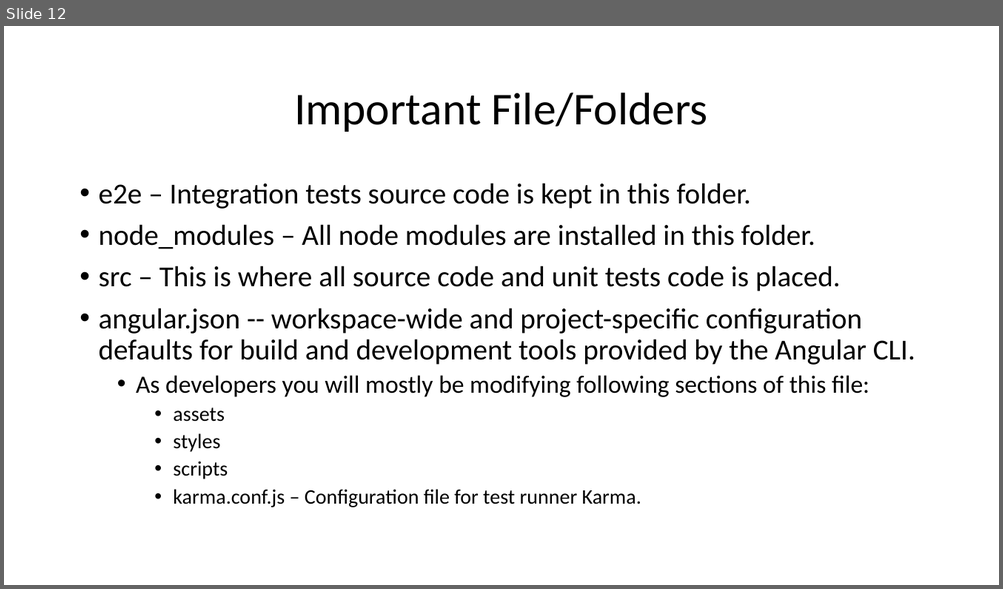
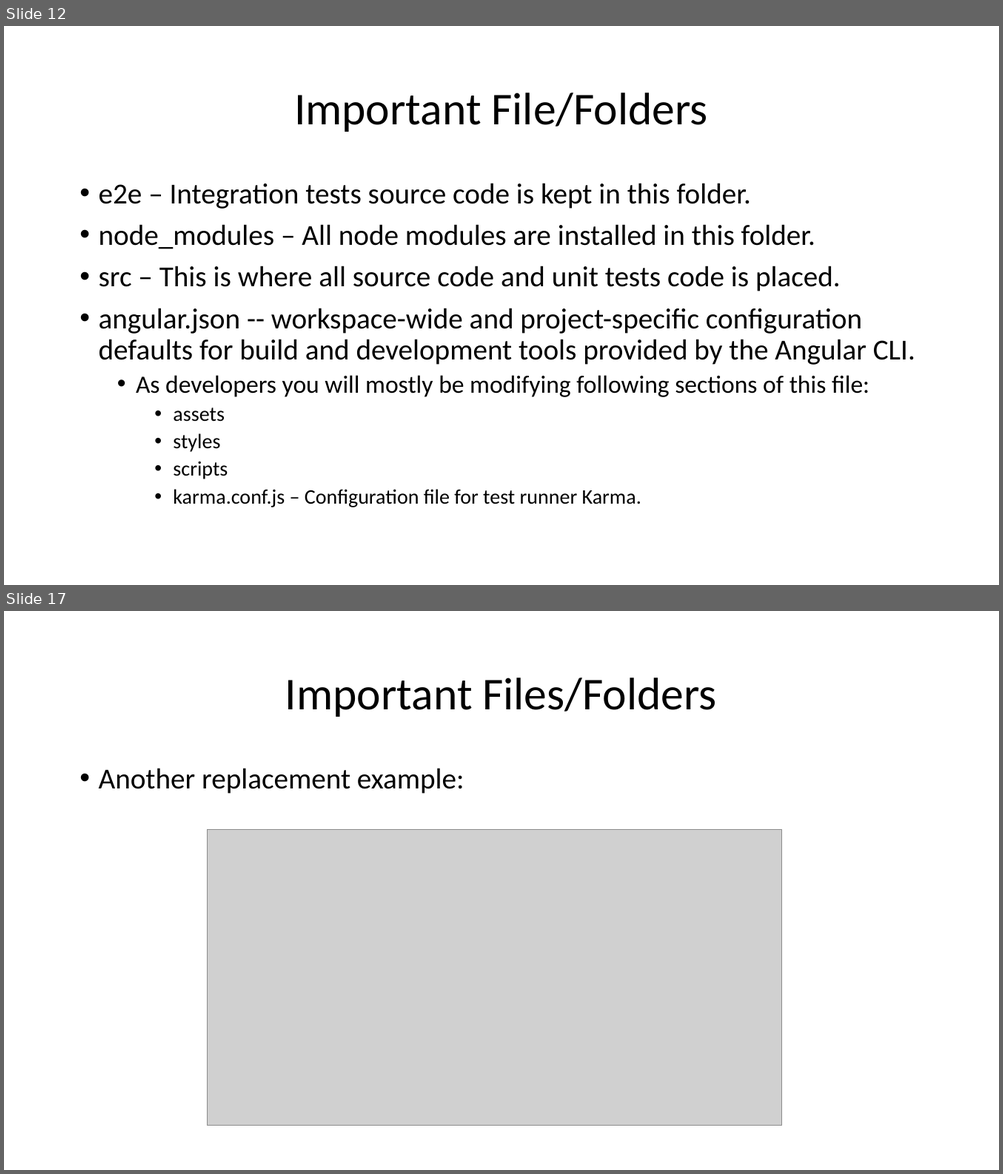
Before and after one commit to kontacthimanshu/angular-fundamentals, a slide deck: PPTs/02-AngularIntroduction.pptx. Shown one above the other, each under a label of ours: slide 12 before the commit, slides 12 and 17 after it; the slides between them are not shown. The pictures are 1003x589 and 1003x1174 pixels, drawn with LibreOffice and Linux fonts; fonts in the diff are those of the drawing; grey boxes stand for pictures. Boxes give left, top, right and bottom in pixels: in the first picture for what was removed or moved away, otherwise in the second. Text is boxed around its words. In the diff, an @@ line names an element or a change of style, - is before the commit and + after.

```diff
--- a/PPTs/02-AngularIntroduction.pptx
+++ b/PPTs/02-AngularIntroduction.pptx
@@ slide 17 added at (4, 611, 999, 1170), background #FFFFFF @@
@@ title added at (285, 678, 717, 717), 44 pt, text #000000 @@
+Important Files/Folders
@@ text added at (99, 768, 464, 794), 28 pt, text #000000 @@
+• Another replacement example:
@@ picture added at (208, 829, 782, 1126) @@
```
Also in this commit, not shown: 1 slide changed, 5 other slides added, 7 other files.
